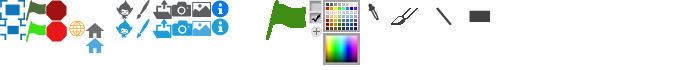
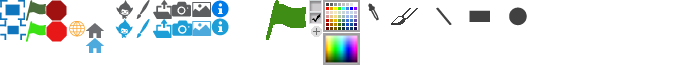
Before/after of a 700x70 layered artwork. What changed in the layer stack:
added layer "Pasted Layer #39" above "Pasted Layer #38" over [509, 7, 527, 26]
